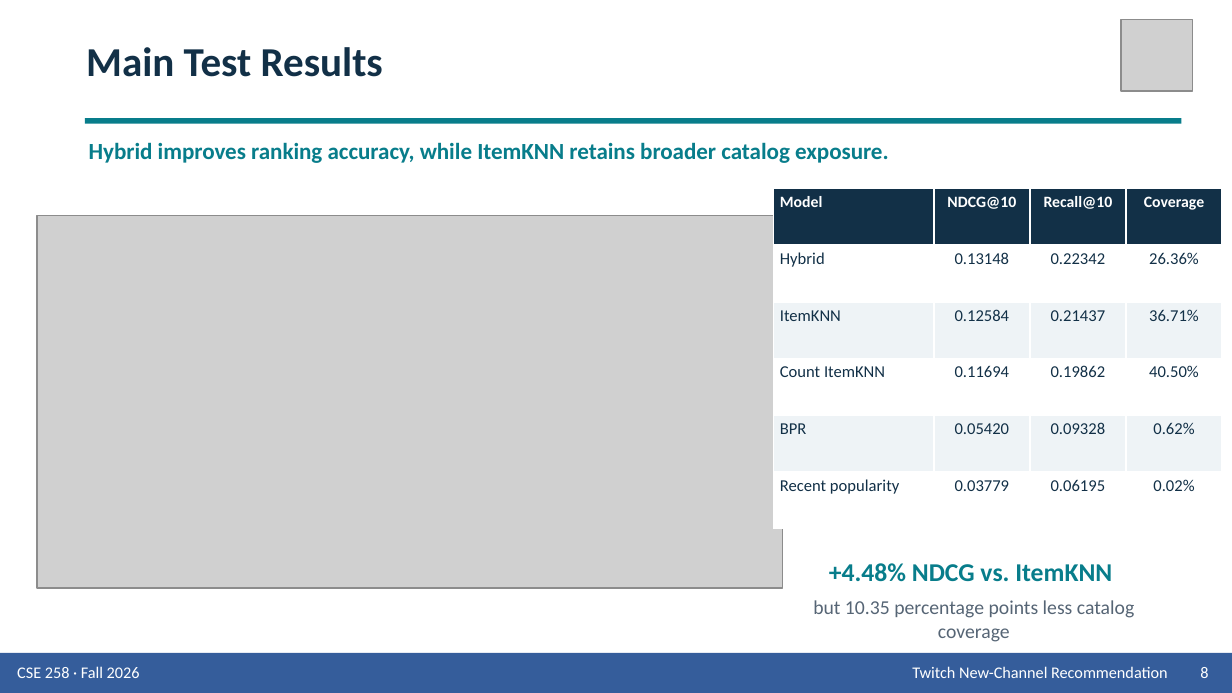
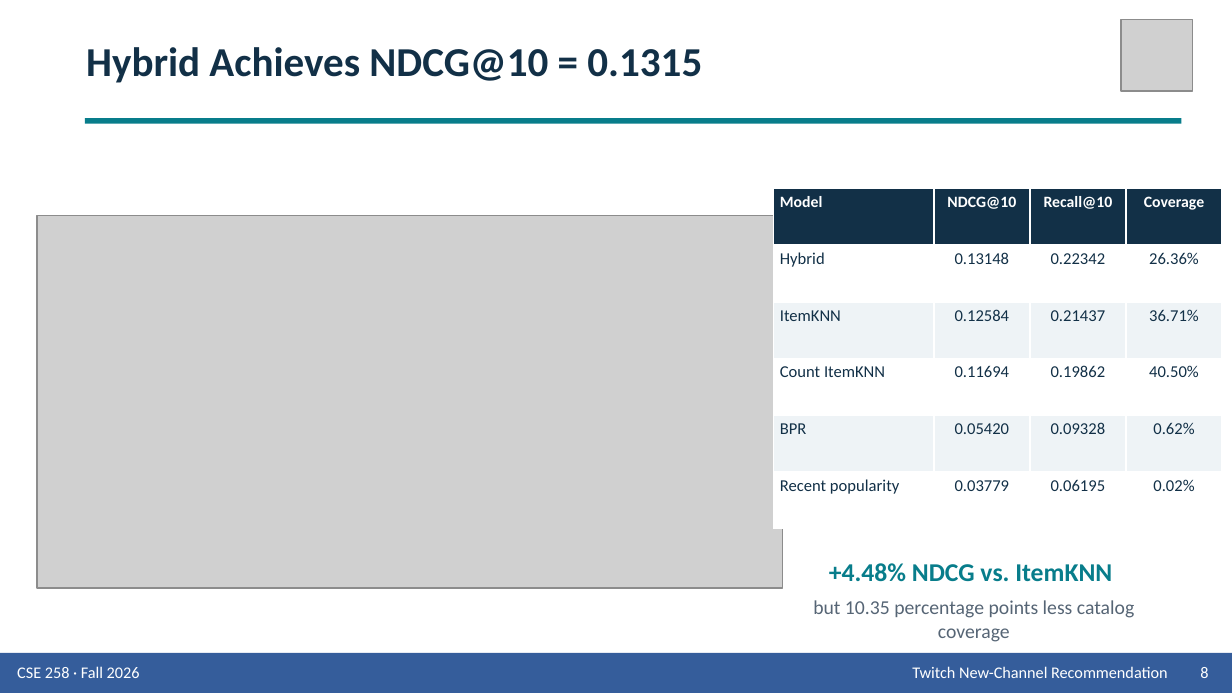
Before and after one commit to Wen-Chieh-Lo/You-know-who-did-God-did-, a slide deck: slide 8 of presentation/Group_9_Presentation_Twitch.pptx. Drawn at 1232x693 pixels with LibreOffice and Linux fonts; fonts in the diff are those of the drawing; grey boxes stand for pictures. Boxes give left, top, right and bottom in pixels: in the first picture for what was removed or moved away, otherwise in the second. Text is boxed around its words. In the diff, an @@ line names an element or a change of style, - is before the commit and + after.

```diff
--- a/presentation/Group_9_Presentation_Twitch.pptx
+++ b/presentation/Group_9_Presentation_Twitch.pptx
@@ text at (86,47,702,83): text changed @@
-Main Test Results
+Hybrid Achieves NDCG@10 = 0.1315
@@ text removed at (89,142,889,163) @@
-Hybrid improves ranking accuracy, while ItemKNN retains broader catalog exposure.
```
Also in this commit, not shown: 11 other slides changed, 2 slides added, 1 slide removed, 2 other files.
